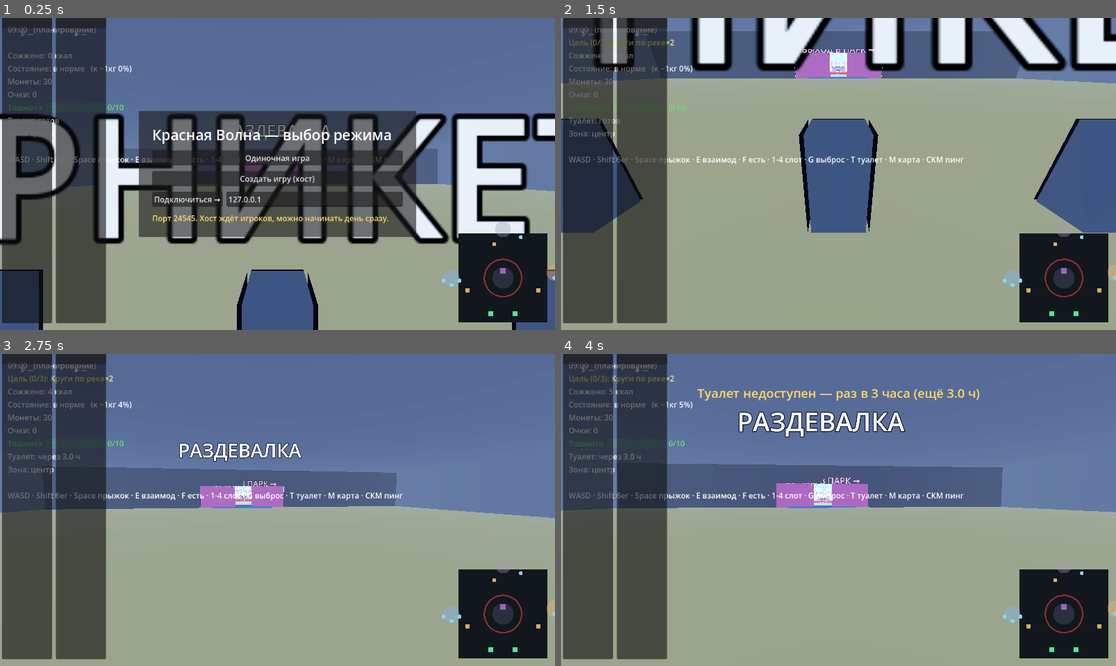
Above: before the commit, frames 1-4 (two rows, left to right).
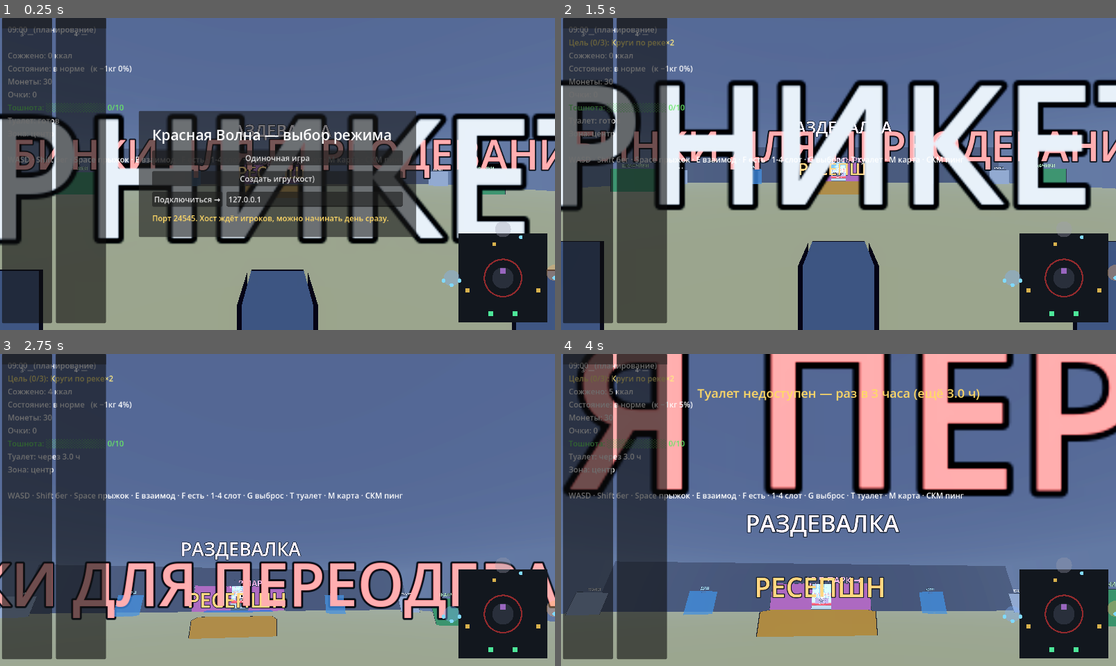
Above: after the commit, the same moments.

Repository: evangelipeep/Red-Wave
Game: Godot game, scene res://world/ParkGreybox.tscn
Same seed, same stepped clock (60 frames per second), same inputs: the game is played once before the commit and once after it. The project has no main scene, so this scene is started directly.
Inputs (mouse positions are in pixels of both pictures, inside the frame that each line leads up to):
- Up to frame 1 (0.25 s): no input
- Up to frame 2 (1.5 s): click "Одиночная игра" at 0.5 s; click (838, 248) at 1.25 s, where only the run after the commit has a clickable "В раздевалку (Enter)"
- Up to frame 3 (2.75 s): tap Enter (ui_accept) at 2, 2.3 s; move the mouse to (305, 510) at 2.02 s; hold W (move_forward) from 2.03 s (still down); hold T (toilet) from 2.03 s (still down); click (305, 510) at 2.17 s; tap Space (jump) at 2.27 s
- Up to frame 4 (4 s): keep holding W (move_forward); move the mouse to (810, 510) at 2.77 s; release T (toilet) at 2.78 s; tap Enter (ui_accept) at 2.85, 3.8 s; click (810, 510) at 2.92 s; tap Space (jump) at 3.02 s; tap T (toilet) at 3.05 s; move the mouse to (849, 503) at 3.52 s; hold F (eat_food) from 3.53 s (still down); click (849, 503) at 3.67 s

The runs differ from the first frame. In frame 1, 3.9% of the frame differs, in the area x 2-100%, y 38-57%; in frame 2, 59%; in frame 3, 35%; in frame 4, 60%, in the area x 0-100%, y 0-91%.

Commit message:
feat(lobby): приветствие, душ, туалет-кабинки, шкафчики (L2)
WelcomeOverlay по prep_started: «Добро пожаловать в Красную Реку»,
желания дня (главный квест), № шкафчика, подсказки про ресепшн/душ/
туалет. ToiletCabinPOI — заходишь в кабинку = сходил в туалет (−вес,
кулдаун). ShowerPOI — под душем тошнота спадает + освежает (короткий
бодрый эффект). LockerPOI — напоминает твой № (телефон позже).
LobbyBuilder расставил душ/туалет/весы/шкафчики/ресепшн-стойку/кабинки.
Проверено: душ 6→4 тошноты, туалет 80→77 кг, шкафчик №197.

Co-Authored-By: Claude Opus 4.8 <noreply@anthropic.com>

Diff:
--- /dev/null
+++ b/systems/poi/LockerPOI.gd
@@ -0,0 +1,43 @@
+extends Area3D
+class_name LockerPOI
+## Шкафчики в раздевалке. Подходишь — напоминает твой номер; сюда позже ляжет телефон
+## (на горки с ним нельзя — храни в шкафчике, как в жизни). Хранилище — этап с телефоном.
+
+var _cd: float = 0.0
+
+func _ready() -> void:
+	add_to_group("poi_locker")
+	var cs := CollisionShape3D.new()
+	var box := BoxShape3D.new()
+	box.size = Vector3(5.0, 3.0, 2.5)
+	cs.shape = box
+	cs.position = Vector3(0, 1.5, 0)
+	add_child(cs)
+	# Банк зелёных шкафчиков (сетка дверок).
+	var bank := CSGBox3D.new()
+	bank.size = Vector3(4.4, 2.4, 0.8)
+	bank.position = Vector3(0, 1.2, 0)
+	bank.use_collision = true
+	bank.material = Look.mat(Look.LEAF)
+	bank.add_to_group("navsource")
+	add_child(bank)
+	var label := Label3D.new()
+	label.text = "ШКАФЧИКИ"
+	label.billboard = BaseMaterial3D.BILLBOARD_ENABLED
+	label.font_size = 40
+	label.pixel_size = 0.012
+	label.outline_size = 8
+	label.modulate = Look.LEAF.lightened(0.4)
+	label.position = Vector3(0, 2.8, 0)
+	add_child(label)
+	body_entered.connect(_on_enter)
+
+func _process(delta: float) -> void:
+	if _cd > 0.0:
+		_cd -= delta
+
+func _on_enter(body: Node3D) -> void:
+	if not (body is PlayerController) or _cd > 0.0:
+		return
+	_cd = 4.0
+	EventBus.toast.emit("Ваш шкафчик № %d — здесь храните вещи (телефон — позже)." % RunState.locker_number)
--- /dev/null
+++ b/systems/poi/ShowerPOI.gd
@@ -0,0 +1,60 @@
+extends Area3D
+class_name ShowerPOI
+## Душевая в раздевалке: пока стоишь под душем — тошнота понемногу спадает, освежает
+## и слегка бодрит (короткий буст скорости на входе).
+
+var _inside: bool = false
+var _heal: float = 0.0
+
+func _ready() -> void:
+	add_to_group("shower")
+	var cs := CollisionShape3D.new()
+	var box := BoxShape3D.new()
+	box.size = Vector3(2.2, 2.6, 2.2)
+	cs.shape = box
+	cs.position = Vector3(0, 1.3, 0)
+	add_child(cs)
+	# Кабинка душа (голубая) + «лейка».
+	var stall := CSGBox3D.new()
+	stall.size = Vector3(2.4, 2.8, 2.4)
+	stall.position = Vector3(0, 1.4, 0)
+	stall.use_collision = false
+	stall.material = Look.mat(Color(0.4, 0.7, 0.95, 0.5), false, true)
+	add_child(stall)
+	var head := CSGCylinder3D.new()
+	head.radius = 0.25
+	head.height = 0.2
+	head.position = Vector3(0, 2.7, 0)
+	head.material = Look.mat(Look.METAL)
+	add_child(head)
+	var label := Label3D.new()
+	label.text = "ДУШ"
+	label.billboard = BaseMaterial3D.BILLBOARD_ENABLED
+	label.font_size = 40
+	label.pixel_size = 0.012
+	label.outline_size = 8
+	label.modulate = Color(0.6, 0.85, 1.0)
+	label.position = Vector3(0, 3.2, 0)
+	add_child(label)
+	body_entered.connect(_on_enter)
+	body_exited.connect(_on_exit)
+
+func _on_enter(body: Node3D) -> void:
+	if body is PlayerController:
+		_inside = true
+		_heal = 0.0
+		PlayerBuffs.apply_effect("caffeine", 1.5)   # освежает — короткий бодрый эффект
+		EventBus.toast.emit("Душ освежает — тошнота спадает.")
+
+func _on_exit(body: Node3D) -> void:
+	if body is PlayerController:
+		_inside = false
+
+func _process(delta: float) -> void:
+	if not _inside:
+		return
+	_heal += 1.0 * delta
+	while _heal >= 1.0:
+		_heal -= 1.0
+		if RunState.dizziness > 0:
+			RunState.add_dizziness(-1)
--- /dev/null
+++ b/systems/poi/ToiletCabinPOI.gd
@@ -0,0 +1,38 @@
+extends Area3D
+class_name ToiletCabinPOI
+## Туалетная кабинка в раздевалке: зашёл — сходил в туалет (−вес, кулдаун как у кнопки T,
+## мексиканское «остро» снимает кулдаун). Заменяет хождение по кнопке: теперь физически
+## заходишь в кабинку.
+
+func _ready() -> void:
+	add_to_group("poi_toilet")
+	var cs := CollisionShape3D.new()
+	var box := BoxShape3D.new()
+	box.size = Vector3(1.8, 2.5, 1.8)
+	cs.shape = box
+	cs.position = Vector3(0, 1.25, 0)
+	add_child(cs)
+	# Кабинка: стенки + дверь.
+	var hut := CSGBox3D.new()
+	hut.size = Vector3(2.0, 2.6, 2.0)
+	hut.position = Vector3(0, 1.3, 0)
+	hut.use_collision = false   # внутрь надо заходить
+	hut.material = Look.mat(Color(0.85, 0.85, 0.9))
+	add_child(hut)
+	var label := Label3D.new()
+	label.text = "ТУАЛЕТ"
+	label.billboard = BaseMaterial3D.BILLBOARD_ENABLED
+	label.font_size = 40
+	label.pixel_size = 0.012
+	label.outline_size = 8
+	label.position = Vector3(0, 3.0, 0)
+	add_child(label)
+	body_entered.connect(_on_enter)
+
+func _on_enter(body: Node3D) -> void:
+	if not (body is PlayerController):
+		return
+	if WeightSystem.toilet():
+		EventBus.toast.emit("Сходил в туалет — стало легче (%.0f кг)." % WeightSystem.kg)
+	else:
+		EventBus.toast.emit("Туалет: рано (ещё %.1f ч)." % WeightSystem.toilet_ready_in_hours())
--- /dev/null
+++ b/ui/WelcomeOverlay.gd
@@ -0,0 +1,87 @@
+extends CanvasLayer
+## Приветственный экран в раздевалке (по prep_started): добро пожаловать, главный квест
+## («желания дня»), номер шкафчика, подсказки. Закрывается на Enter/Esc — игрок идёт по
+## раздевалке, а войдя в парк через розовые двери, запускает день.
+
+func _ready() -> void:
+	add_to_group("welcome_overlay")
+	visible = false
+	EventBus.prep_started.connect(_show_welcome)
+
+func _show_welcome() -> void:
+	_build()
+	visible = true
+	EventBus.ui_modal.emit(true)
+	Input.mouse_mode = Input.MOUSE_MODE_VISIBLE
+
+func _close() -> void:
+	visible = false
+	EventBus.ui_modal.emit(false)
+	Input.mouse_mode = Input.MOUSE_MODE_CAPTURED
+
+func _unhandled_input(event: InputEvent) -> void:
+	if visible and (event.is_action_pressed("ui_accept") or event.is_action_pressed("ui_cancel")):
+		_close()
+		get_viewport().set_input_as_handled()
+
+func _build() -> void:
+	for c in get_children():
+		remove_child(c)
+		c.queue_free()
+	var center := CenterContainer.new()
+	center.set_anchors_preset(Control.PRESET_FULL_RECT)
+	add_child(center)
+	var panel := PanelContainer.new()
+	center.add_child(panel)
+	var margin := MarginContainer.new()
+	for side in ["left", "top", "right", "bottom"]:
+		margin.add_theme_constant_override("margin_" + side, 30)
+	panel.add_child(margin)
+	var v := VBoxContainer.new()
+	v.custom_minimum_size = Vector2(620, 0)
+	v.add_theme_constant_override("separation", 10)
+	margin.add_child(v)
+
+	var title := Label.new()
+	title.add_theme_font_size_override("font_size", 30)
+	title.modulate = Color(1.0, 0.6, 0.7)
+	title.text = "Добро пожаловать в аквапарк «Красная Река»!"
+	v.add_child(title)
+
+	var sub := Label.new()
+	sub.text = "Сегодня вы пришли с такими желаниями:"
+	v.add_child(sub)
+
+	if RunState.main_quest.is_empty():
+		var wait := Label.new()
+		wait.modulate = Color(0.8, 0.85, 0.95)
+		wait.text = "   (ждём начала дня от хоста…)"
+		v.add_child(wait)
+	else:
+		for a in RunState.main_quest:
+			var q := Label.new()
+			q.modulate = Color(1.0, 0.92, 0.5)
+			q.text = "   • %s" % str((a as Dictionary).get("name", "?"))
+			v.add_child(q)
+
+	var more := Label.new()
+	more.autowrap_mode = TextServer.AUTOWRAP_WORD_SMART
+	more.custom_minimum_size = Vector2(620, 0)
+	more.text = "Хотите больше желаний? Возьмите чужие на РЕСЕПШН — но за невыполненные доп. " + \
+		"желания снимут очки. В раздевалке есть душ, туалет и шкафчики."
+	v.add_child(more)
+
+	var locker := Label.new()
+	locker.add_theme_font_size_override("font_size", 20)
+	locker.modulate = Color(0.6, 0.95, 1.0)
+	locker.text = "Ваш шкафчик: № %d  —  храните там вещи." % RunState.locker_number
+	v.add_child(locker)
+
+	var win := Label.new()
+	win.text = "Победит тот, кто наберёт больше очков. Удачи!"
+	v.add_child(win)
+
+	var btn := Button.new()
+	btn.text = "В раздевалку (Enter)"
+	btn.pressed.connect(_close)
+	v.add_child(btn)
--- /dev/null
+++ b/ui/WelcomeOverlay.tscn
@@ -0,0 +1,7 @@
+[gd_scene load_steps=2 format=3 uid="uid://drwwelcome0001"]
+
+[ext_resource type="Script" path="res://ui/WelcomeOverlay.gd" id="1"]
+
+[node name="WelcomeOverlay" type="CanvasLayer"]
+layer = 8
+script = ExtResource("1")
--- a/world/LobbyBuilder.gd
+++ b/world/LobbyBuilder.gd
@@ -18,7 +18,35 @@
 	_build_shell()
 	_build_doors()
 	_build_entrance()
+	_build_facilities()
 	_build_labels()
+
+func _build_facilities() -> void:
+	# Душевые и туалет — на севере (у выхода в парк, как на рисунке).
+	for sx in [-16.0, 16.0]:
+		var sh := ShowerPOI.new()
+		sh.position = Vector3(sx, 0, 88.0)
+		add_child(sh)
+	for tx in [-30.0, 30.0]:
+		var wc := ToiletCabinPOI.new()
+		wc.position = Vector3(tx, 0, 88.0)
+		add_child(wc)
+	# Весы у входа в зону (как на рисунке).
+	for wx in [-32.0, 32.0]:
+		_box(Vector3(1.6, 0.4, 1.6), Vector3(wx, 0.2, 94.0), Look.METAL, false)
+		_label("ВЕСЫ", Vector3(wx, 1.4, 94.0), Color(0.8, 0.85, 0.9))
+	# Шкафчики (зелёные банки) по бокам от ресепшна.
+	for lx in [-22.0, 22.0]:
+		var lk := LockerPOI.new()
+		lk.position = Vector3(lx, 0, 104.0)
+		add_child(lk)
+	# Ресепшн по центру (доп.желания подключит этап L3 — пока стойка-декор).
+	_box(Vector3(6.0, 1.1, 2.5), Vector3(0, 0.55, 106.0), Look.ACCENT)
+	_label("РЕСЕПШН", Vector3(0, 2.4, 106.0), Color(1.0, 0.7, 0.4))
+	# Кабинки для раздевания (красные) у дальней стены.
+	for cx in [-28.0, 28.0]:
+		_box(Vector3(3.0, 2.4, 3.0), Vector3(cx, 1.2, 118.0), Look.WAVE, false)
+	_label("КАБИНКИ ДЛЯ ПЕРЕОДЕВАНИЯ", Vector3(0, 3.0, 118.0), Color(1.0, 0.55, 0.55))
 
 func _box(size: Vector3, pos: Vector3, col: Color, nav := true, transparent := false) -> CSGBox3D:
 	var b := CSGBox3D.new()
--- a/world/ParkGreybox.tscn
+++ b/world/ParkGreybox.tscn
@@ -7,6 +7,7 @@
 [ext_resource type="PackedScene" path="res://ui/ConfirmDialog.tscn" id="16"]
 [ext_resource type="Script" path="res://systems/poi/FoodCourtManager.gd" id="17"]
 [ext_resource type="PackedScene" path="res://ui/ItemShopOverlay.tscn" id="18"]
+[ext_resource type="PackedScene" path="res://ui/WelcomeOverlay.tscn" id="20"]
 [ext_resource type="Script" path="res://world/Lighting.gd" id="2"]
 [ext_resource type="Script" path="res://world/ParkBuilder.gd" id="3"]
 [ext_resource type="PackedScene" path="res://player/Player.tscn" id="4"]
@@ -116,3 +117,5 @@
 script = ExtResource("17")
 
 [node name="ItemShopOverlay" parent="." instance=ExtResource("18")]
+
+[node name="WelcomeOverlay" parent="." instance=ExtResource("20")]
Not shown, added: systems/poi/LockerPOI.gd.uid
Not shown, added: systems/poi/ShowerPOI.gd.uid
Not shown, added: systems/poi/ToiletCabinPOI.gd.uid
Not shown, added: ui/WelcomeOverlay.gd.uid
Not shown: 1 places in world/ParkGreybox.tscn that only renumber resources
